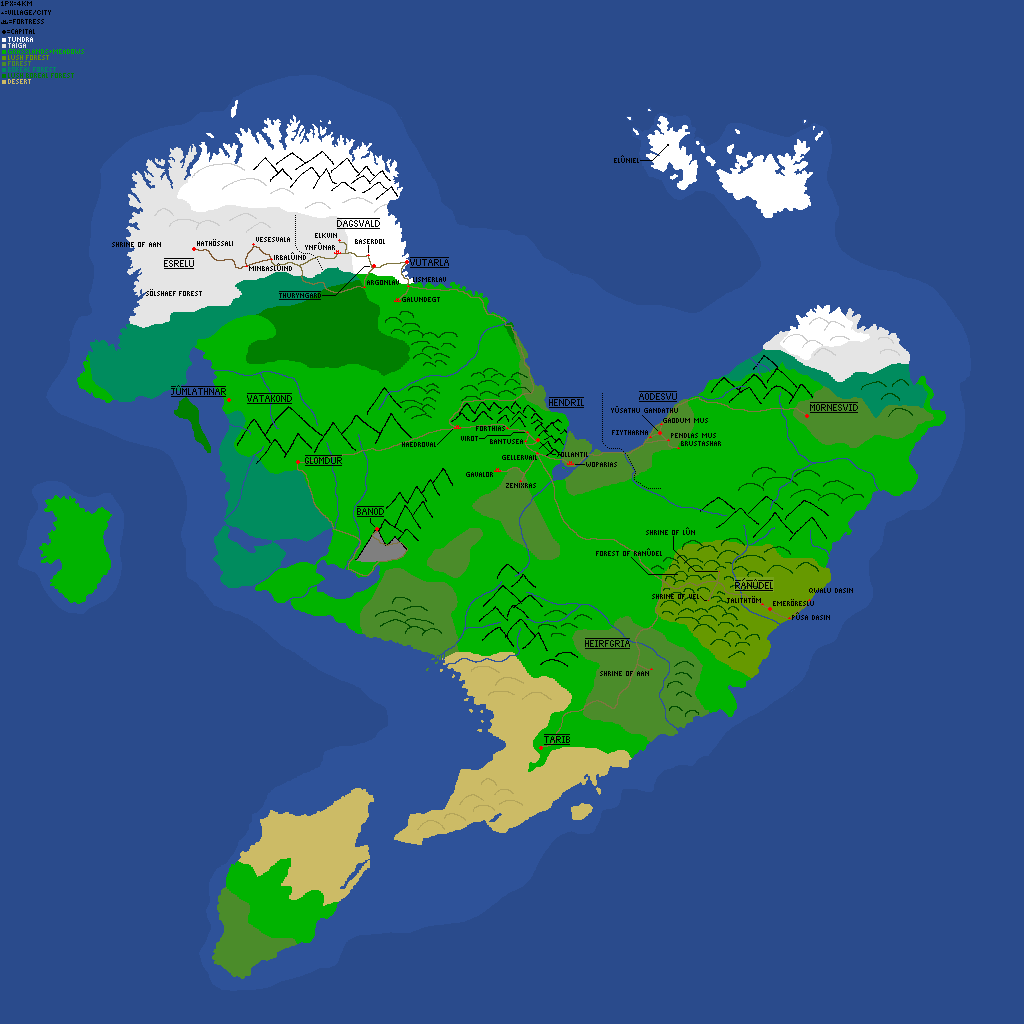
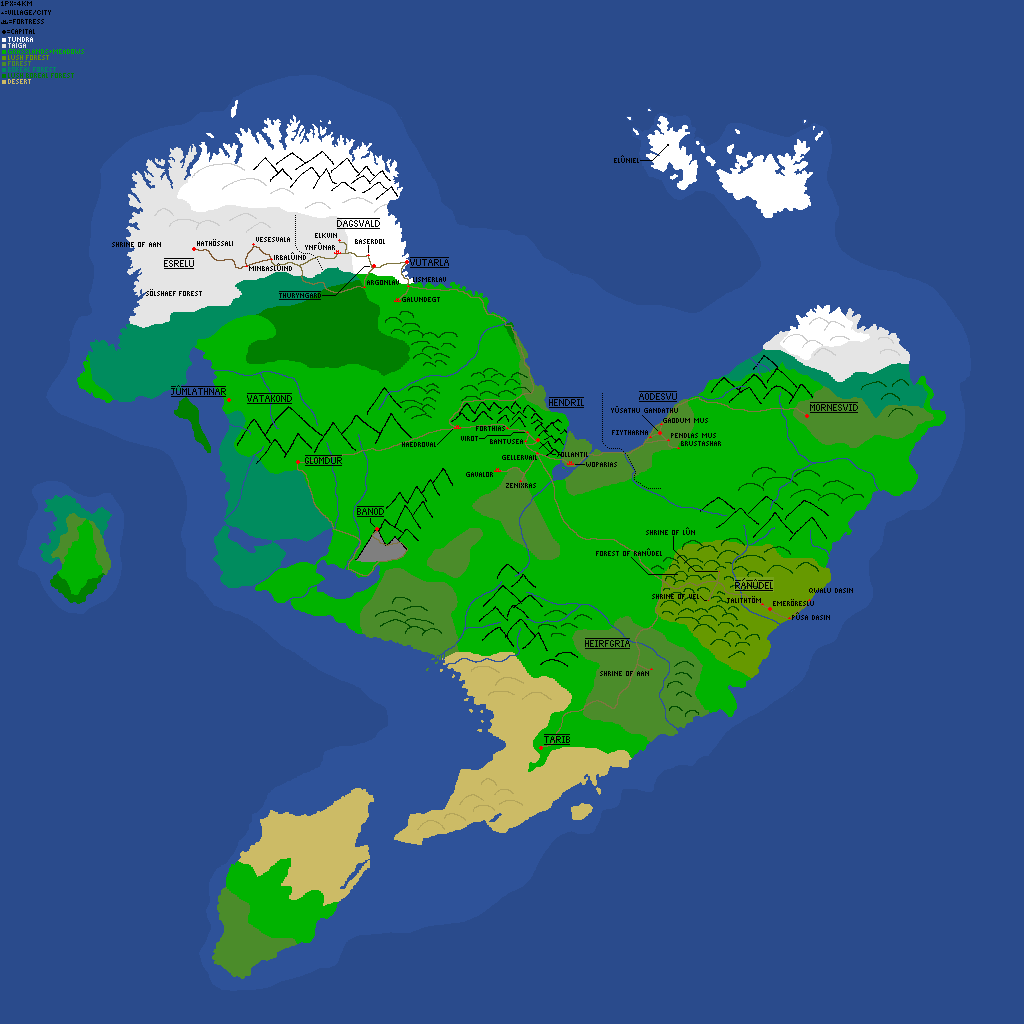
Two versions of the same layered image (w=1024, h=1024). Layer-by-layer changes:
painted on "Background" over left=39, top=466, right=633, bottom=604
